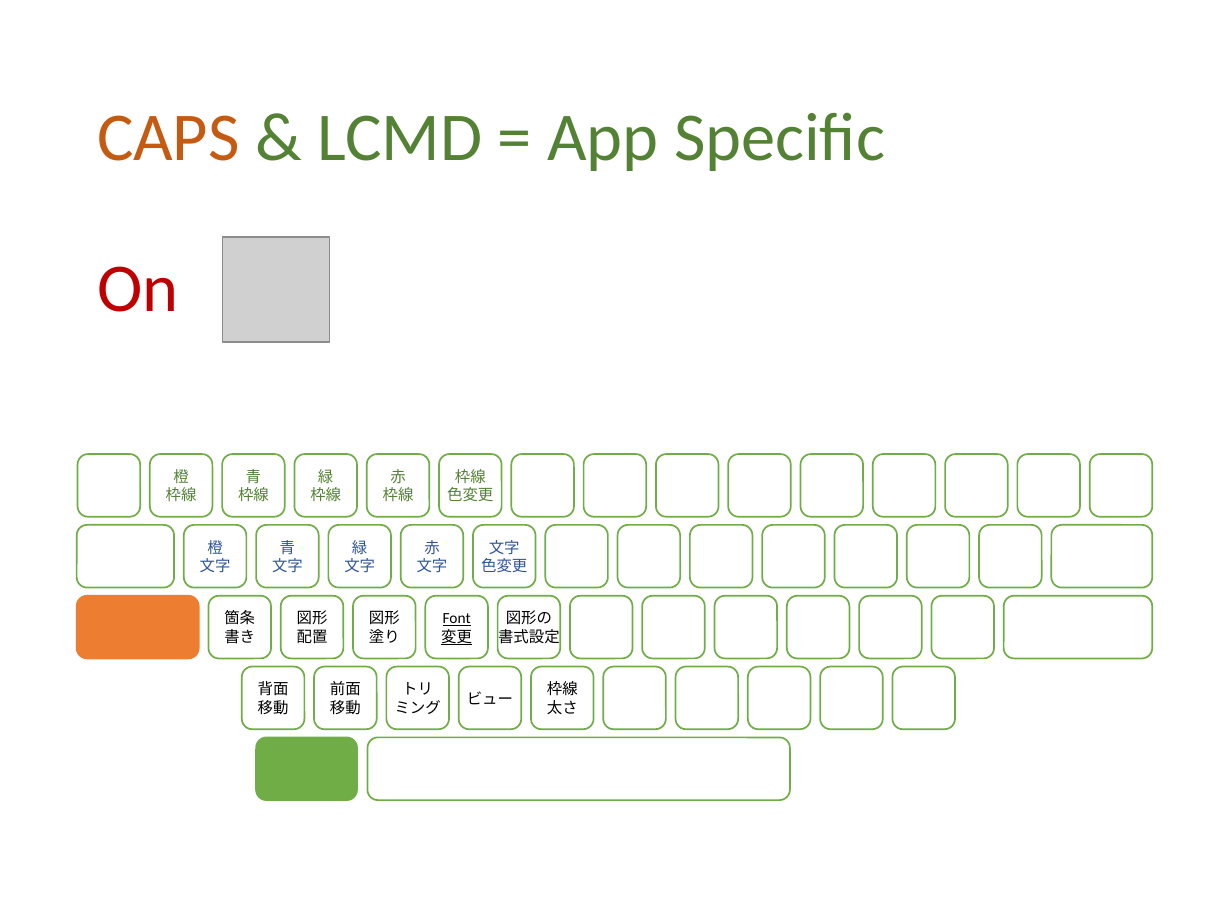
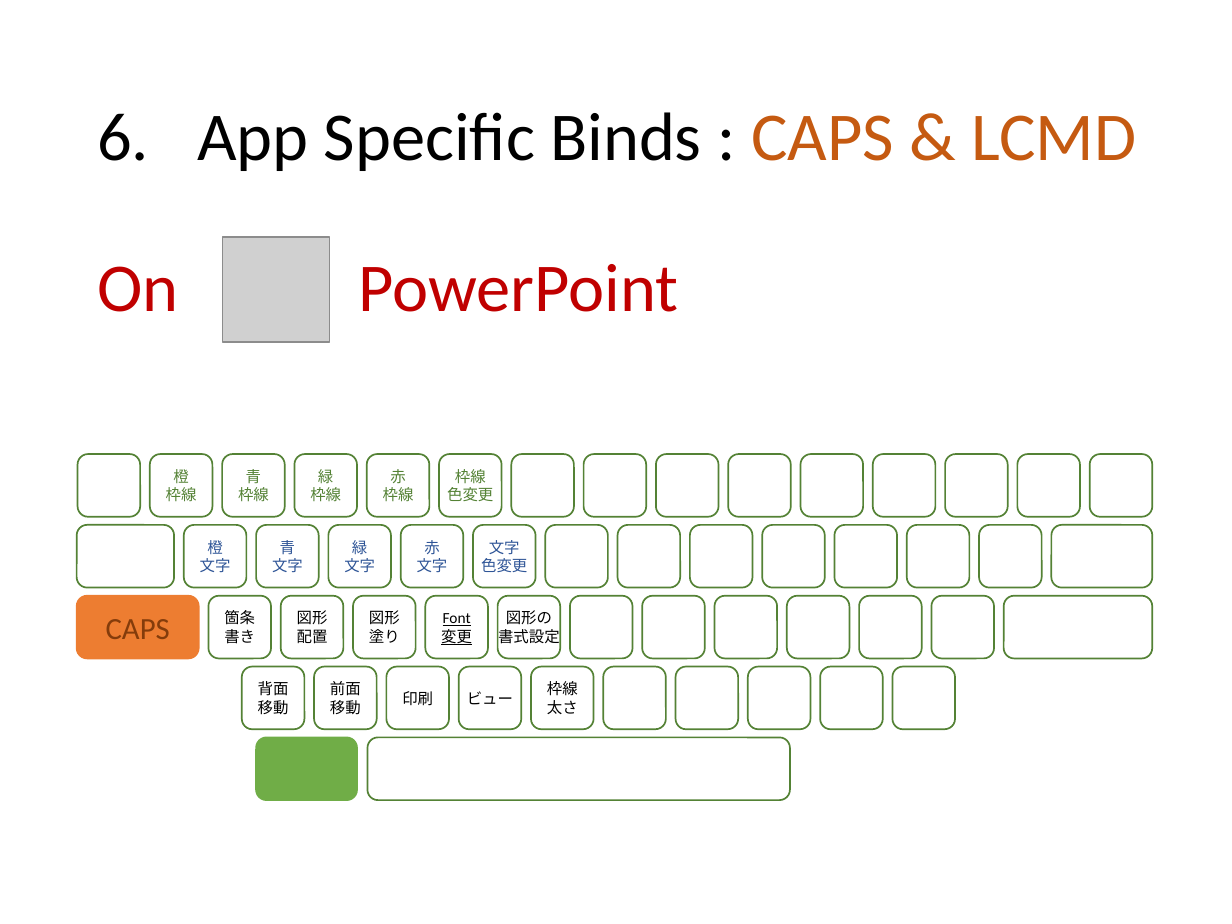
Before and after one commit to ittooo66/myAHK, a slide deck: slide 11 of MANUAL.pptx. Drawn at 1232x924 pixels with LibreOffice and Linux fonts; fonts in the diff are those of the drawing; grey boxes stand for pictures. Boxes give left, top, right and bottom in pixels: in the first picture for what was removed or moved away, otherwise in the second. Text is boxed around its words. In the diff, an @@ line names an element or a change of style, - is before the commit and + after.

```diff
--- a/MANUAL.pptx
+++ b/MANUAL.pptx
@@ title at [197,112,1136,171]: text changed; text colour #548235 to #000000 @@
-CAPS & LCMD = App Specific
+6. App Specific Binds : CAPS & LCMD
@@ text at [97,264,679,312]: text changed @@
-On
+On PowerPoint
@@ text in rounded rectangle at [106,619,170,639]: text added @@
+CAPS
@@ outline #70AD47 1 pt to #548235 1 pt in 52 elements at [150,455,213,517], [222,455,285,517], [294,455,357,517], [367,455,430,517], [439,455,501,517], [184,525,246,588], [256,525,319,588], [329,525,392,588], [400,525,463,588], [473,525,536,588], [208,596,271,659], [281,596,344,659], [354,596,416,659], [425,596,488,659], [498,596,561,659], [241,667,304,729], [314,667,377,729], [458,667,521,729], [531,667,594,729], [78,455,140,517], [511,455,574,517], [584,455,647,517], [655,455,718,517], [728,455,791,517], [801,455,864,517], [872,455,935,517], [945,455,1008,517], [1018,455,1080,517], [1089,455,1152,517], [546,525,609,588], [617,525,680,588], [690,525,753,588], [763,525,825,588], [834,525,897,588], [907,525,970,588], [979,525,1042,588], [1051,525,1152,588], [76,525,174,588], [570,596,633,659], [642,596,705,659], [715,596,777,659], [787,596,850,659], [859,596,922,659], [931,596,994,659], [1004,596,1153,659], [604,667,667,729], [675,667,738,729], [748,667,811,729], [821,667,883,729], [892,667,955,729], [367,738,790,801], [387,667,450,729] @@
@@ text in rounded rectangle at [402,691,433,706]: text changed @@
-トリ
-ミング
+印刷
```
Also in this commit, not shown: 10 other slides changed, 5 slides added, 1 slide removed.
